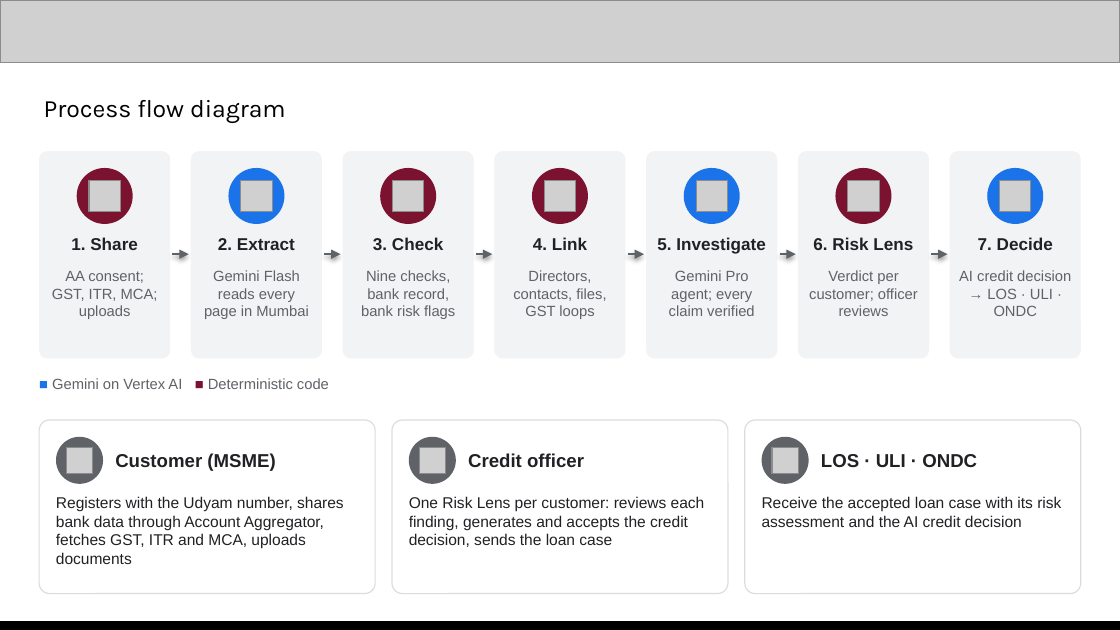
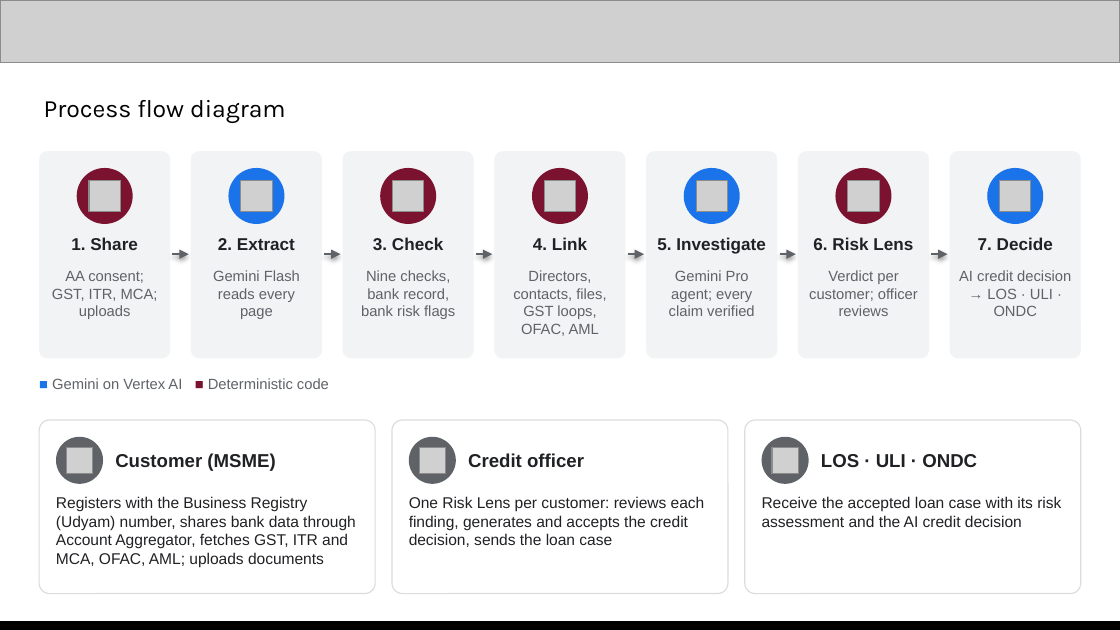
Before and after one commit to abhinavmukwane/FinRiskLensAI-RAG-V2, a slide deck: slide 5 of Doc/FinRiskLens_AI_Builder_Cup_2026.pptx. Drawn at 1120x630 pixels with LibreOffice and Linux fonts; fonts in the diff are those of the drawing; grey boxes stand for pictures. Boxes give left, top, right and bottom in pixels: in the first picture for what was removed or moved away, otherwise in the second. Text is boxed around its words. In the diff, an @@ line names an element or a change of style, - is before the commit and + after.

```diff
--- a/Doc/FinRiskLens_AI_Builder_Cup_2026.pptx
+++ b/Doc/FinRiskLens_AI_Builder_Cup_2026.pptx
@@ text at box(213, 270, 300, 319): text changed @@
-Gemini Flash reads every page in Mumbai
+Gemini Flash reads every page
@@ text at box(513, 270, 606, 336): text changed @@
-Directors, contacts, files, GST loops
+Directors, contacts, files, GST loops, OFAC, AML
@@ text at box(56, 496, 356, 567): text changed @@
-Registers with the Udyam number, shares bank data through Account Aggregator, fetches GST, ITR and MCA, uploads documents
+Registers with the Business Registry (Udyam) number, shares bank data through Account Aggregator, fetches GST, ITR and MCA, OFAC, AML; uploads documents
```
Also in this commit, not shown: 15 other slides changed, 3 slides added, 2 other files.
